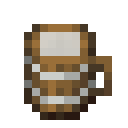
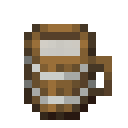
Layered file, before and after one edit (128×128). Changes by layer:
painted on "Liquid" over [40, 32, 80, 40]
